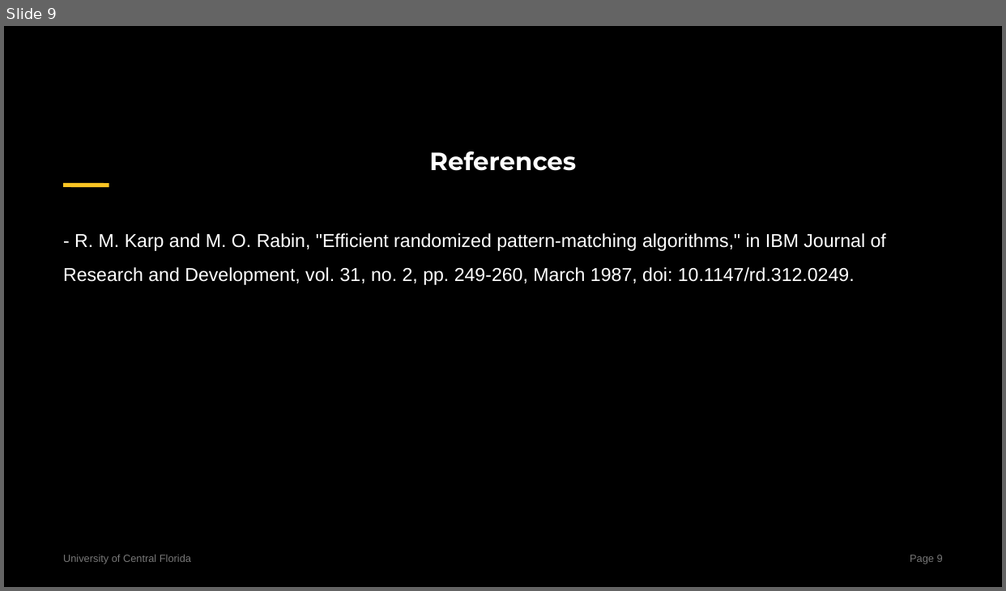
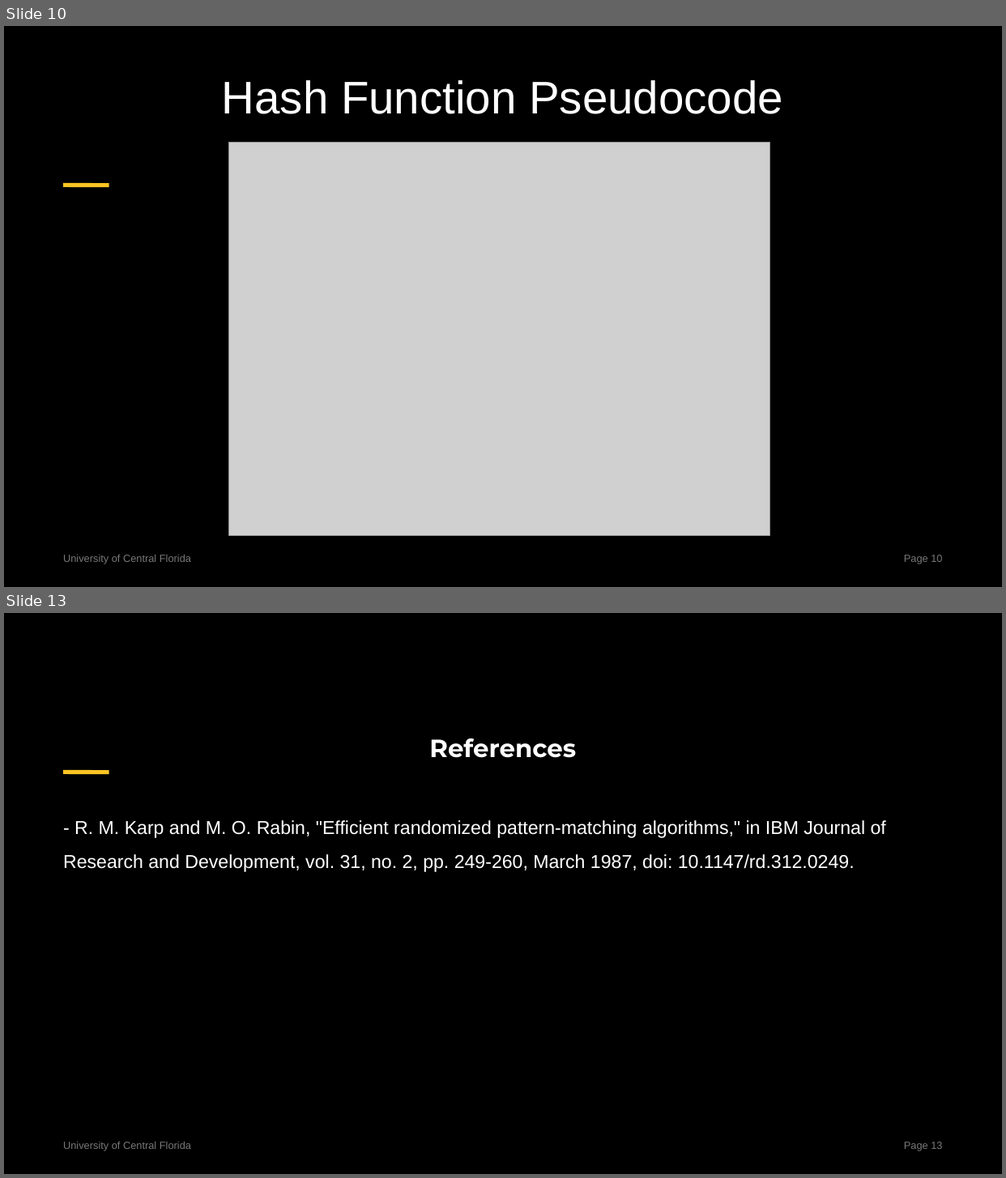
Before and after one commit to centuryhopper/Fall2022CourseContents, a slide deck: CAP6515/paper_presentation_files/rabin-karp-presentation.pptx. Shown one above the other, each under a label of ours: slide 9 before the commit, slides 10 and 13 after it; the slides between them are not shown. The pictures are 1006x591 and 1006x1178 pixels, drawn with LibreOffice and Linux fonts; fonts in the diff are those of the drawing; grey boxes stand for pictures. Boxes give left, top, right and bottom in pixels: in the first picture for what was removed or moved away, otherwise in the second. Text is boxed around its words. In the diff, an @@ line names an element or a change of style, - is before the commit and + after.

```diff
--- a/CAP6515/paper_presentation_files/rabin-karp-presentation.pptx
+++ b/CAP6515/paper_presentation_files/rabin-karp-presentation.pptx
@@ slide 10 added at box(4, 26, 1002, 587), background #000000; not listed: 3 template elements that a slide beside it also shows @@
@@ title added at box(222, 80, 783, 114), 44 pt, text #FFFFFF @@
+Hash Function Pseudocode
@@ picture added at box(228, 142, 769, 535) @@
@@ what was slide 9 is now slide 13 @@
@@ page number at box(904, 1142, 942, 1152): text changed @@
-Page 9
+Page 13
```
Also in this commit, not shown: 4 slides changed, 5 other slides added, 2 slides removed.
